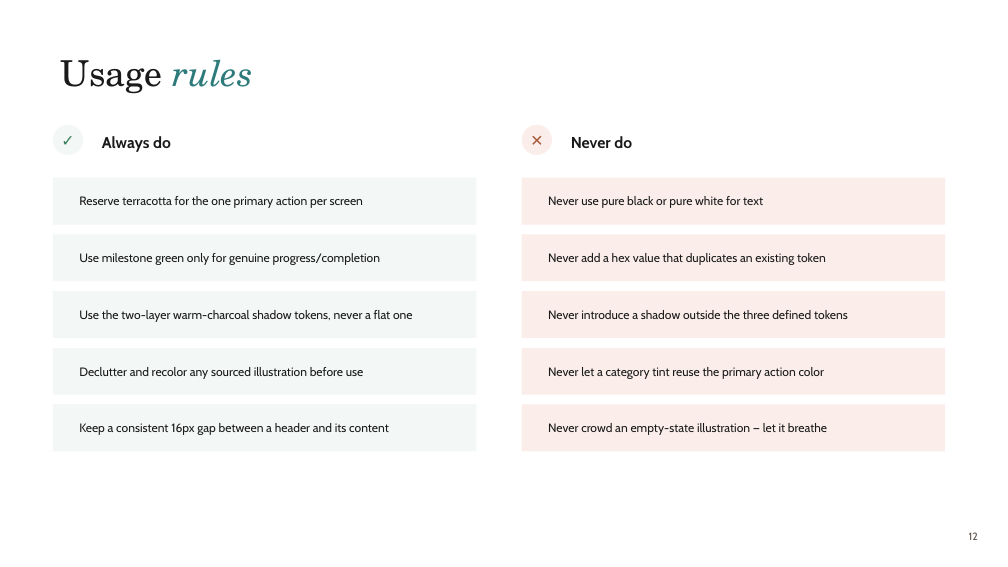
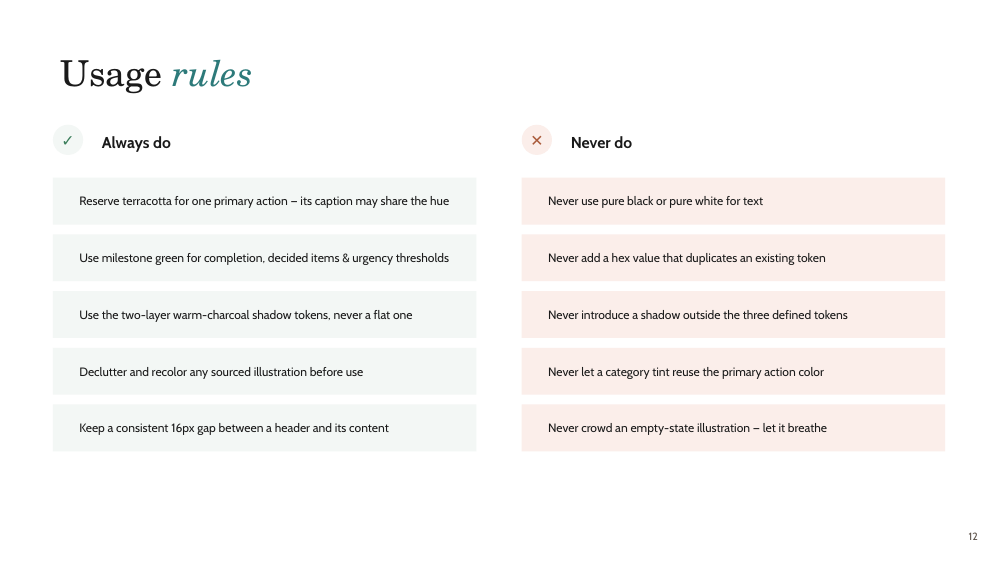
Before and after one commit to rozhanahmadifar/TripTogether, a slide deck: slide 12 of docs/TripTogether_Design_System.pptx. Drawn at 1008x567 pixels with LibreOffice and Linux fonts; fonts in the diff are those of the drawing. Boxes give left, top, right and bottom in pixels: in the first picture for what was removed or moved away, otherwise in the second. Text is boxed around its words. In the diff, an @@ line names an element or a change of style, - is before the commit and + after.

```diff
--- a/docs/TripTogether_Design_System.pptx
+++ b/docs/TripTogether_Design_System.pptx
@@ text at box(79, 196, 449, 208): text changed @@
-Reserve terracotta for the one primary action per screen
+Reserve terracotta for one primary action — its caption may share the hue
@@ text at box(79, 253, 449, 265): text changed @@
-Use milestone green only for genuine progress/completion
+Use milestone green for completion, decided items & urgency thresholds
```
Also in this commit, not shown: 5 other slides changed, 4 other files.
